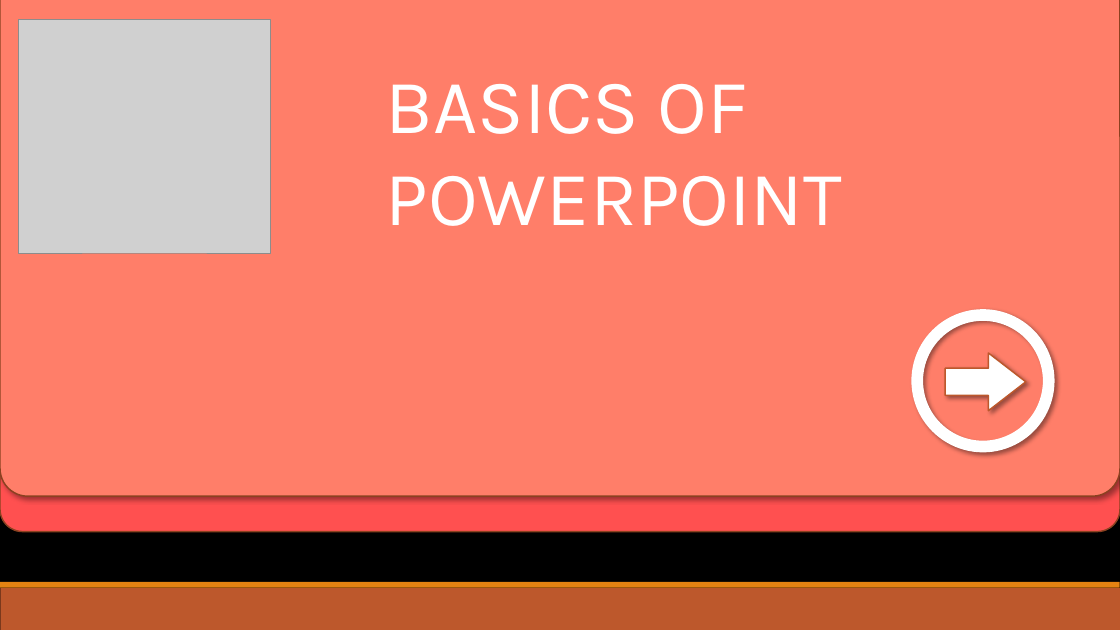
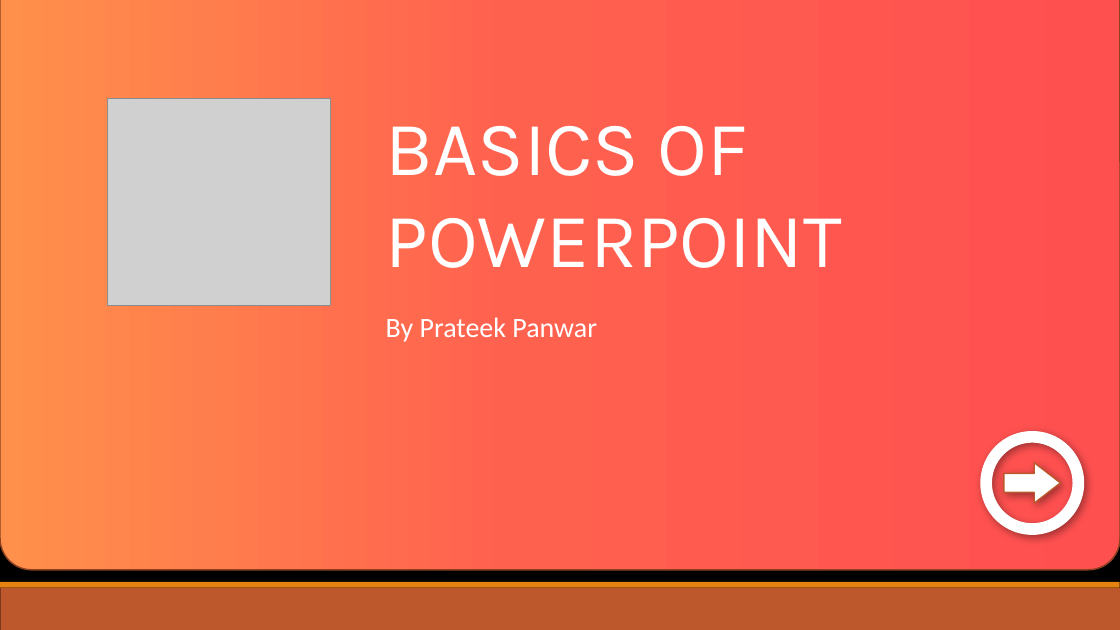
Before and after one commit to Prateek64X/Tutorial-Guides, a slide deck: slide 1 of Introduction to Powerpoint.pptx. Drawn at 1120x630 pixels with LibreOffice and Linux fonts; fonts in the diff are those of the drawing; grey boxes stand for pictures; background and template pictures are left out. Boxes give left, top, right and bottom in pixels: in the first picture for what was removed or moved away, otherwise in the second. Text is boxed around its words. In the diff, an @@ line names an element or a change of style, - is before the commit and + after.

```diff
--- a/Introduction to Powerpoint.pptx
+++ b/Introduction to Powerpoint.pptx
@@ rounded rectangle resized from (x1=0, y1=0, x2=1120, y2=497) to (x1=0, y1=0, x2=1120, y2=571) @@
@@ rounded rectangle at (x1=0, y1=0, x2=1120, y2=571): fill #FF7E69 to gradient #FF904B to #FF614F to #FF5050 @@
@@ picture resized from (x1=18, y1=19, x2=270, y2=253) to (x1=108, y1=98, x2=330, y2=306) @@
@@ text "BASICS OF POWERPOINT" moved from (x1=386, y1=84, x2=842, y2=226) to (x1=386, y1=126, x2=842, y2=268) @@
@@ text added at (x1=386, y1=317, x2=597, y2=342), 24 pt, text #FFFFFF @@
+By Prateek Panwar
@@ rounded rectangle removed at (x1=0, y1=411, x2=1120, y2=532) @@
@@ line added from (111, 399) to (1018, 399), #808080 0.5 pt @@
@@ ellipse at (x1=986, y1=437, x2=1079, y2=529): shadow changed @@
@@ ellipse resized from (x1=918, y1=315, x2=1049, y2=447) to (x1=986, y1=437, x2=1079, y2=529) @@
@@ right arrow resized from (x1=945, y1=353, x2=1026, y2=411) to (x1=1004, y1=463, x2=1060, y2=503) @@
@@ right arrow at (x1=1004, y1=463, x2=1060, y2=503): shadow changed @@
```
Also in this commit, not shown: 9 other files.
